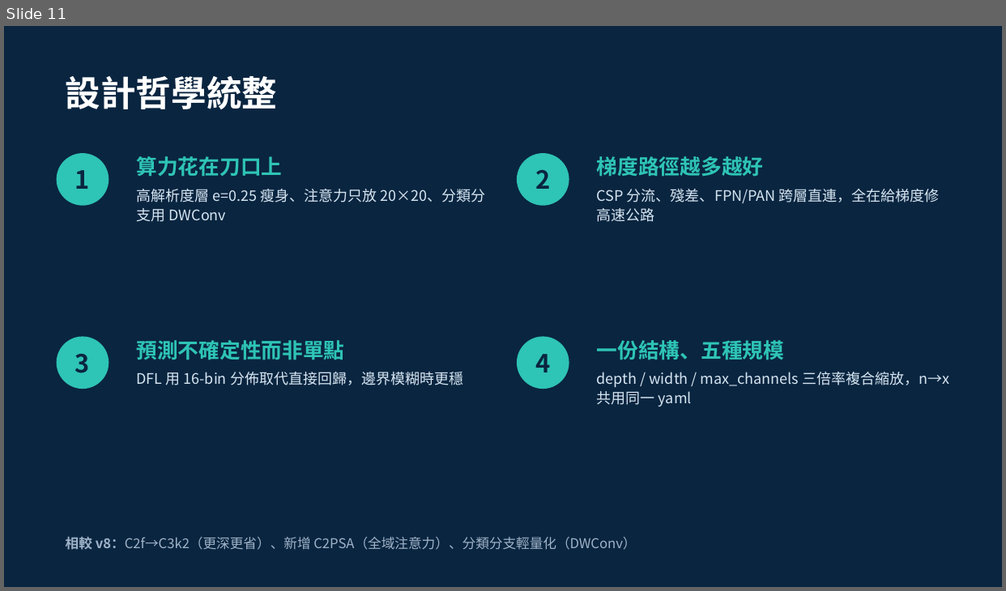
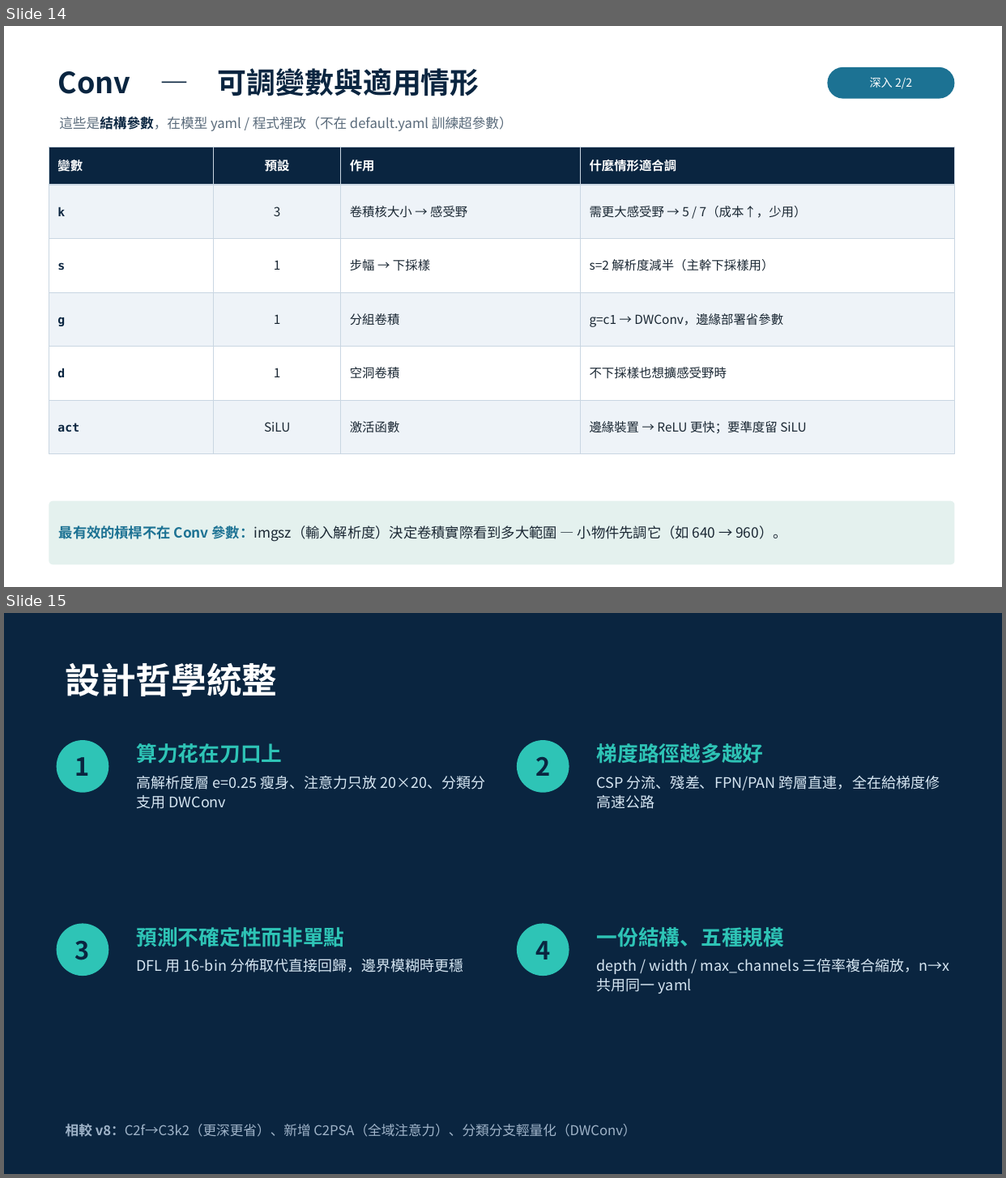
Before and after one commit to dolphineric/yolo11, a slide deck: docs/yolo11_modules.pptx. Shown one above the other, each under a label of ours: slide 11 before the commit, slides 14 and 15 after it. The pictures are 1006x591 and 1006x1178 pixels, drawn with LibreOffice and Linux fonts; fonts in the diff are those of the drawing. Boxes give left, top, right and bottom in pixels: in the first picture for what was removed or moved away, otherwise in the second. Text is boxed around its words. In the diff, an @@ line names an element or a change of style, - is before the commit and + after.

```diff
--- a/docs/yolo11_modules.pptx
+++ b/docs/yolo11_modules.pptx
@@ slide 14 added at box(4, 26, 1002, 587), background #FFFFFF @@
@@ text added at box(57, 68, 479, 96), 28 pt, text #0A2540, bold @@
+Conv — 可調變數與適用情形
@@ rounded rectangle added at box(828, 67, 955, 99), fill #1C7293, 11 pt, text #FFFFFF @@
+深入 2/2
@@ text added at box(59, 116, 513, 131), 13 pt, text #5A6B7B @@
+這些是結構參數，在模型 yaml / 程式裡改（不在 default.yaml 訓練超參數）
@@ rectangle added at box(49, 148, 214, 185), fill #0A2540, outline #C9D6E2 0.5 pt, 12 pt, text #FFFFFF, bold @@
+變數
@@ rectangle added at box(214, 148, 341, 185), fill #0A2540, outline #C9D6E2 0.5 pt, 12 pt, text #FFFFFF, bold @@
+預設
@@ rectangle added at box(341, 148, 581, 185), fill #0A2540, outline #C9D6E2 0.5 pt, 12 pt, text #FFFFFF, bold @@
+作用
@@ rectangle added at box(581, 148, 955, 185), fill #0A2540, outline #C9D6E2 0.5 pt, 12 pt, text #FFFFFF, bold @@
+什麼情形適合調
@@ rectangle added at box(49, 185, 214, 238), fill #EEF3F8, outline #C9D6E2 0.5 pt, 11.5 pt, text #0A2540, bold @@
+k
@@ rectangle added at box(214, 185, 341, 238), fill #EEF3F8, outline #C9D6E2 0.5 pt, 12 pt, text #1A2733 @@
+3
@@ rectangle added at box(341, 185, 581, 238), fill #EEF3F8, outline #C9D6E2 0.5 pt, 12 pt, text #1A2733 @@
+卷積核大小 → 感受野
@@ rectangle added at box(581, 185, 955, 238), fill #EEF3F8, outline #C9D6E2 0.5 pt, 12 pt, text #1A2733 @@
+需更大感受野 → 5 / 7（成本↑，少用）
@@ rectangle added at box(49, 238, 214, 292), fill #FFFFFF, outline #C9D6E2 0.5 pt, 11.5 pt, text #0A2540, bold @@
+s
@@ rectangle added at box(214, 238, 341, 292), fill #FFFFFF, outline #C9D6E2 0.5 pt, 12 pt, text #1A2733 @@
+1
@@ rectangle added at box(341, 238, 581, 292), fill #FFFFFF, outline #C9D6E2 0.5 pt, 12 pt, text #1A2733 @@
+步幅 → 下採樣
@@ rectangle added at box(581, 238, 955, 292), fill #FFFFFF, outline #C9D6E2 0.5 pt, 12 pt, text #1A2733 @@
+s=2 解析度減半（主幹下採樣用）
@@ rectangle added at box(49, 292, 214, 347), fill #EEF3F8, outline #C9D6E2 0.5 pt, 11.5 pt, text #0A2540, bold @@
+g
@@ rectangle added at box(214, 292, 341, 347), fill #EEF3F8, outline #C9D6E2 0.5 pt, 12 pt, text #1A2733 @@
+1
@@ rectangle added at box(341, 292, 581, 347), fill #EEF3F8, outline #C9D6E2 0.5 pt, 12 pt, text #1A2733 @@
+分組卷積
@@ rectangle added at box(581, 292, 955, 347), fill #EEF3F8, outline #C9D6E2 0.5 pt, 12 pt, text #1A2733 @@
+g=c1 → DWConv，邊緣部署省參數
@@ rectangle added at box(49, 347, 214, 400), fill #FFFFFF, outline #C9D6E2 0.5 pt, 11.5 pt, text #0A2540, bold @@
+d
@@ rectangle added at box(214, 347, 341, 400), fill #FFFFFF, outline #C9D6E2 0.5 pt, 12 pt, text #1A2733 @@
+1
@@ rectangle added at box(341, 347, 581, 400), fill #FFFFFF, outline #C9D6E2 0.5 pt, 12 pt, text #1A2733 @@
+空洞卷積
@@ rectangle added at box(581, 347, 955, 400), fill #FFFFFF, outline #C9D6E2 0.5 pt, 12 pt, text #1A2733 @@
+不下採樣也想擴感受野時
@@ rectangle added at box(49, 400, 214, 454), fill #EEF3F8, outline #C9D6E2 0.5 pt, 11.5 pt, text #0A2540, bold @@
+act
@@ rectangle added at box(214, 400, 341, 454), fill #EEF3F8, outline #C9D6E2 0.5 pt, 12 pt, text #1A2733 @@
+SiLU
@@ rectangle added at box(341, 400, 581, 454), fill #EEF3F8, outline #C9D6E2 0.5 pt, 12 pt, text #1A2733 @@
+激活函數
@@ rectangle added at box(581, 400, 955, 454), fill #EEF3F8, outline #C9D6E2 0.5 pt, 12 pt, text #1A2733 @@
+邊緣裝置 → ReLU 更快；要準度留 SiLU
@@ rounded rectangle added at box(49, 501, 955, 565), fill #E4F1EE, 13.5 pt, text #1A2733 @@
+最有效的槓桿不在 Conv 參數：imgsz（輸入解析度）決定卷積實際看到多大範圍 — 小物件先調它（如 640 → 960）。
@@ what was slide 11 is now slide 15 @@
```
Also in this commit, not shown: 3 other slides added, 1 other file.
